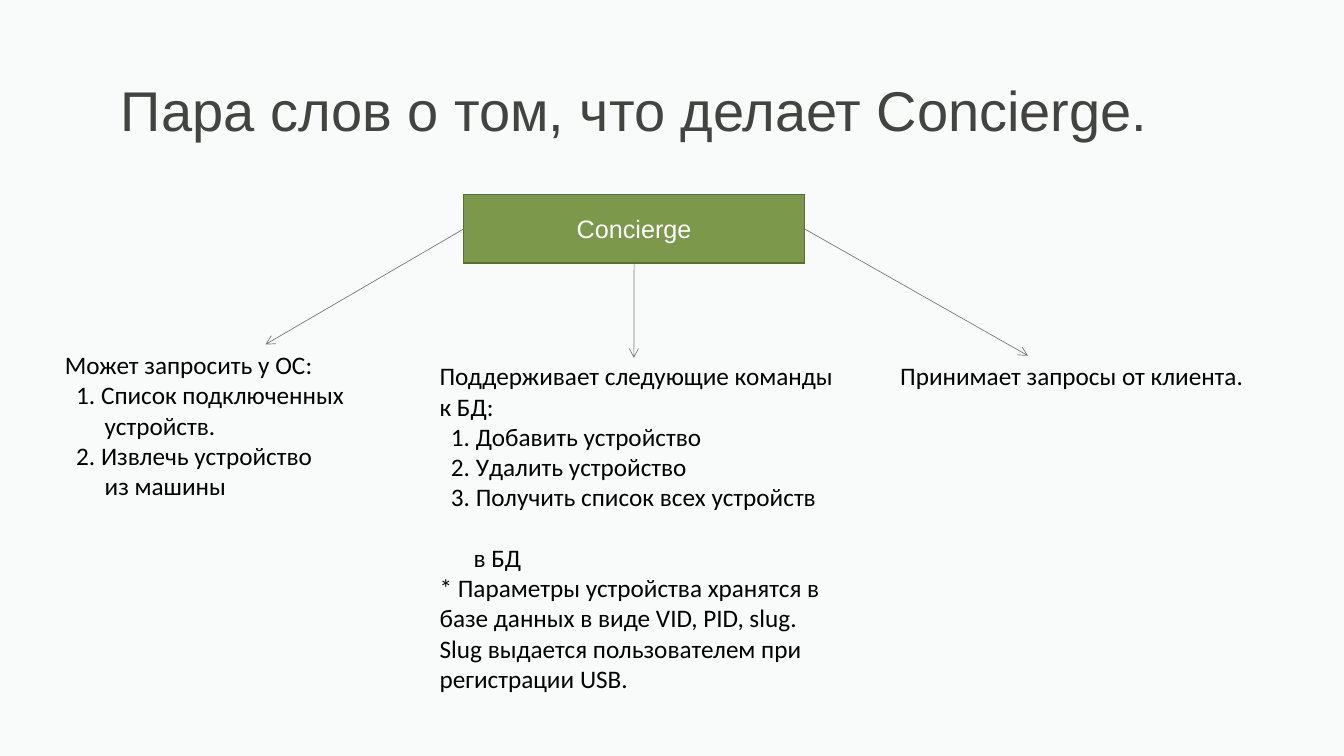
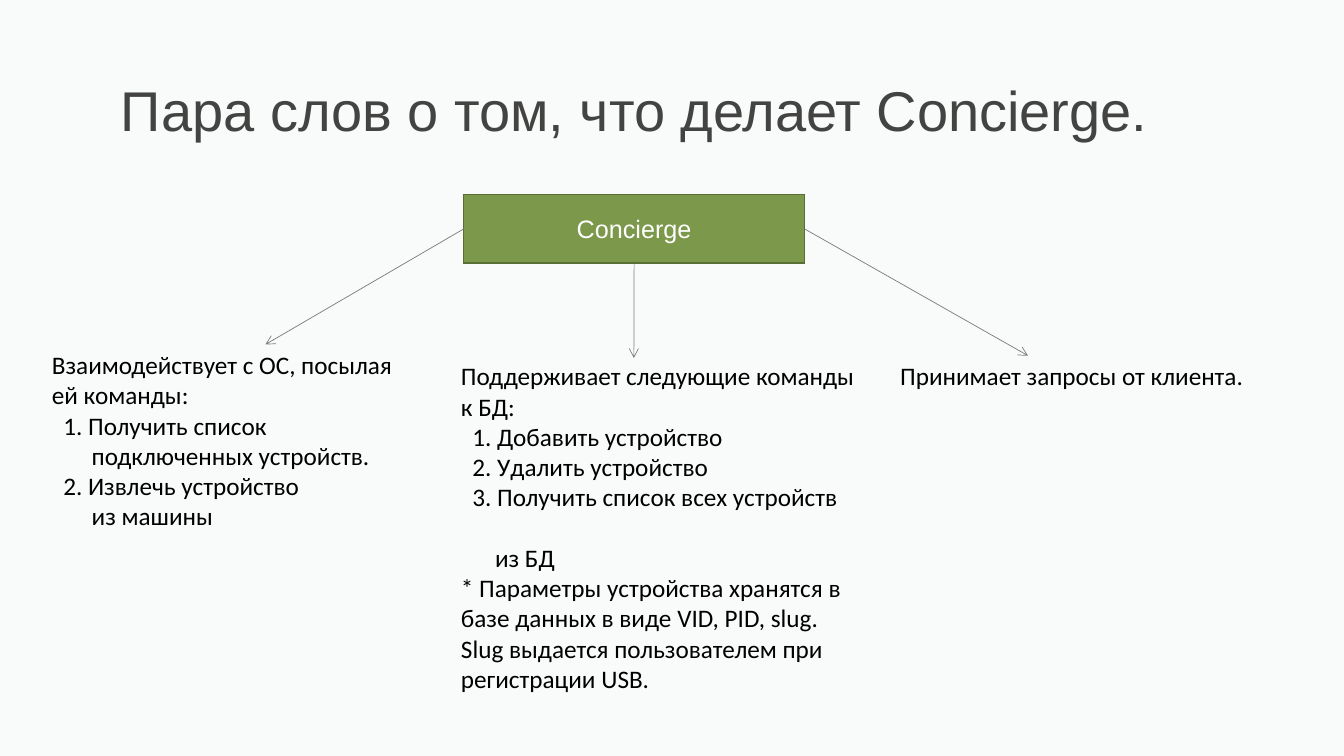
Before and after one commit to alekseisirmais/CPP_PARK, a slide deck: slide 6 of К защите.ppt. Drawn at 1344x756 pixels with LibreOffice and Linux fonts; fonts in the diff are those of the drawing. Boxes give left, top, right and bottom in pixels: in the first picture for what was removed or moved away, otherwise in the second. Text is boxed around its words. In the diff, an @@ line names an element or a change of style, - is before the commit and + after.

Commit message:
final

```diff
--- a/К защите.ppt
+++ b/К защите.ppt
@@ text "Взаимодействует с ОС, посылая ей ...": place and size @@
-text "Взаимодействует с ОС, посылая ей ..." at <box>65,357,343,495</box>
+text "Взаимодействует с ОС, посылая ей ..." at <box>52,357,392,525</box>
@@ text at <box>52,357,392,469</box>: text changed @@
-Может запросить у ОС:
-1. Список подключенных
-устройств.
+Взаимодействует с ОС, посылая ей команды:
+1. Получить список
+подключенных устройств.
@@ text "Поддерживает следующие команды к БД:": place and size @@
-text "Поддерживает следующие команды к БД:" at <box>440,368,833,692</box>
+text "Поддерживает следующие команды к БД:" at <box>461,368,854,692</box>
@@ text at <box>495,550,555,571</box>: text changed @@
-в БД
+из БД
```
Also in this commit, not shown: 4 other slides changed.
